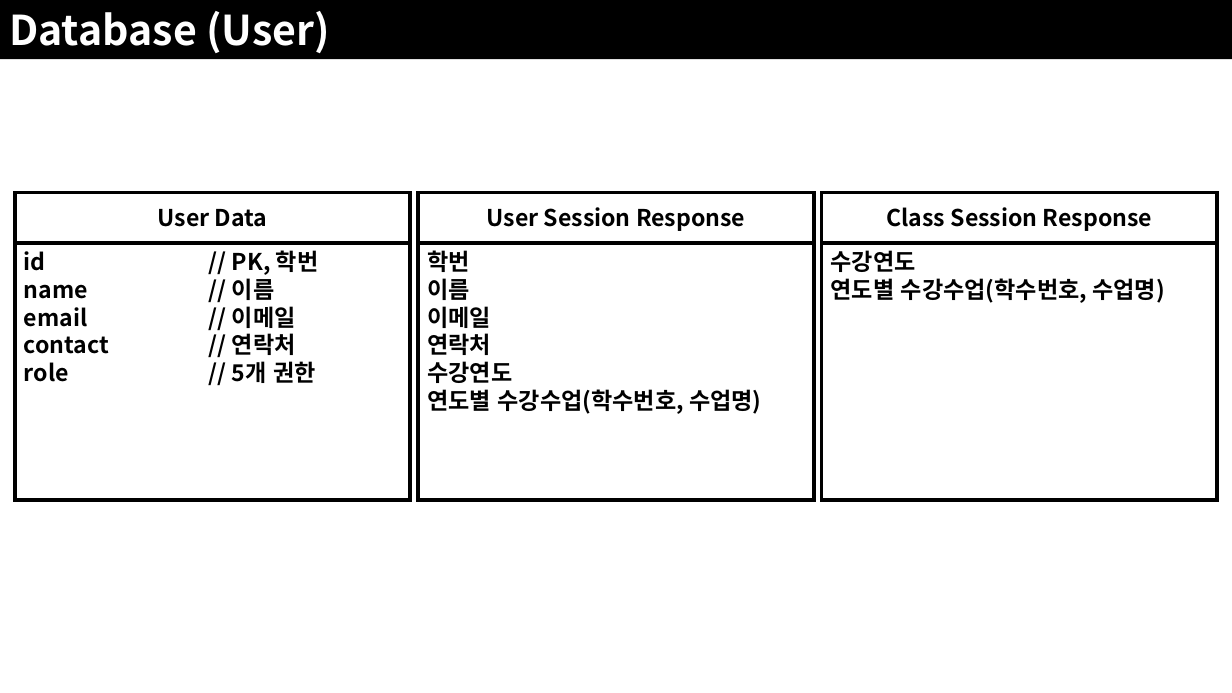
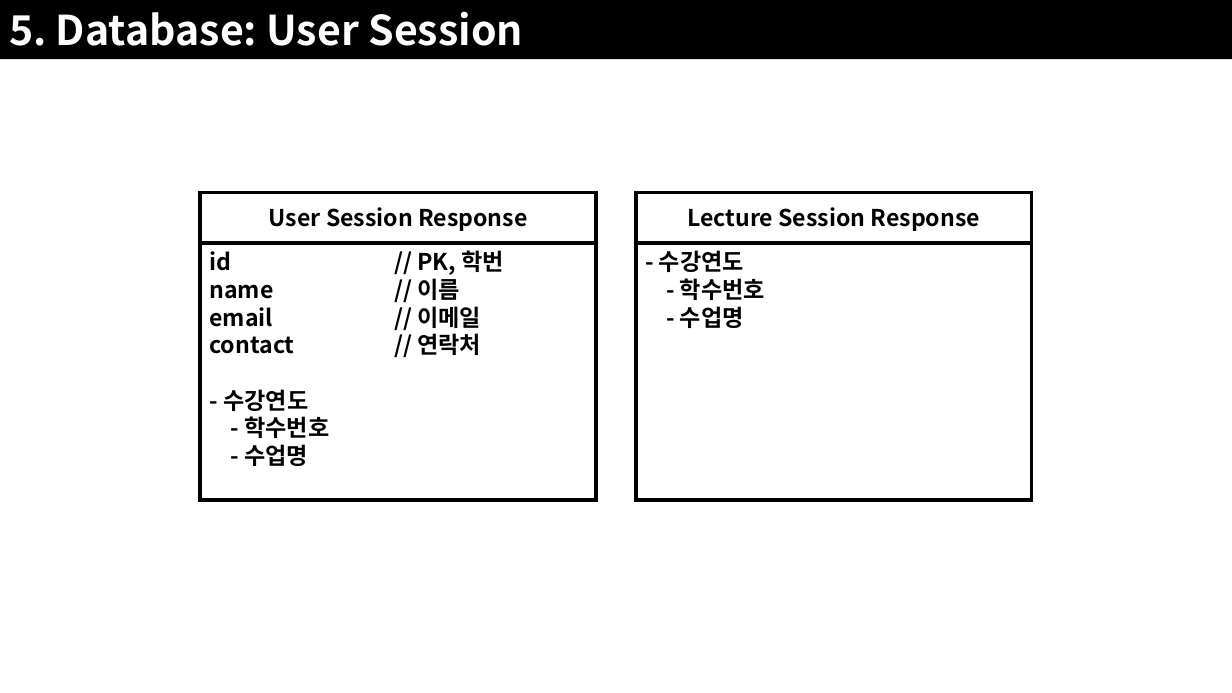
Before and after one commit to JoSihun/CGVR_Lab, a slide deck: slide 24 of documents/01_프로젝트_개발계획.pptx (slide 19 before the commit). Drawn at 1232x693 pixels with LibreOffice and Linux fonts; fonts in the diff are those of the drawing. Boxes give left, top, right and bottom in pixels: in the first picture for what was removed or moved away, otherwise in the second. Text is boxed around its words. In the diff, an @@ line names an element or a change of style, - is before the commit and + after.

```diff
--- a/documents/01_프로젝트_개발계획.pptx
+++ b/documents/01_프로젝트_개발계획.pptx
@@ text in rectangle at (9, 11, 523, 46): text changed @@
-Database (User)
+5. Database: User Session
@@ rectangle removed at (15, 192, 410, 243) @@
-User Data
@@ rectangle "User Session Response": place and size @@
-rectangle "User Session Response" at (419, 192, 814, 243)
+rectangle "User Session Response" at (201, 192, 596, 243)
@@ rectangle "Lecture Session Response": place and size @@
-rectangle "Lecture Session Response" at (822, 192, 1217, 243)
+rectangle "Lecture Session Response" at (636, 192, 1031, 243)
@@ text in rectangle at (687, 207, 980, 231): text changed @@
-Class Session Response
+Lecture Session Response
@@ rectangle removed at (15, 243, 410, 501) @@
-id // PK, 학번
-name // 이름
-email // 이메일
-contact // 연락처
-role // 5개 권한
@@ rectangle "id // PK, 학번": place and size @@
-rectangle "id // PK, 학번" at (419, 243, 814, 501)
+rectangle "id // PK, 학번" at (201, 243, 596, 501)
@@ text in rectangle at (209, 250, 765, 355): text changed @@
-학번
-이름
-이메일
-연락처
-수강연도
-연도별 수강수업(학수번호, 수업명)
+id // PK, 학번
+name // 이름
+email // 이메일
+contact // 연락처
+- 수강연도
+- 학수번호
+- 수업명
@@ rectangle "- 수강연도": place and size @@
-rectangle "- 수강연도" at (822, 243, 1217, 501)
+rectangle "- 수강연도" at (636, 243, 1031, 501)
@@ text in rectangle at (223, 389, 329, 466): text changed @@
-수강연도
-연도별 수강수업(학수번호, 수업명)
+- 수강연도
+- 학수번호
+- 수업명
```
Also in this commit, not shown: 21 other slides changed, 24 slides added, 4 slides removed, 4 other files.
